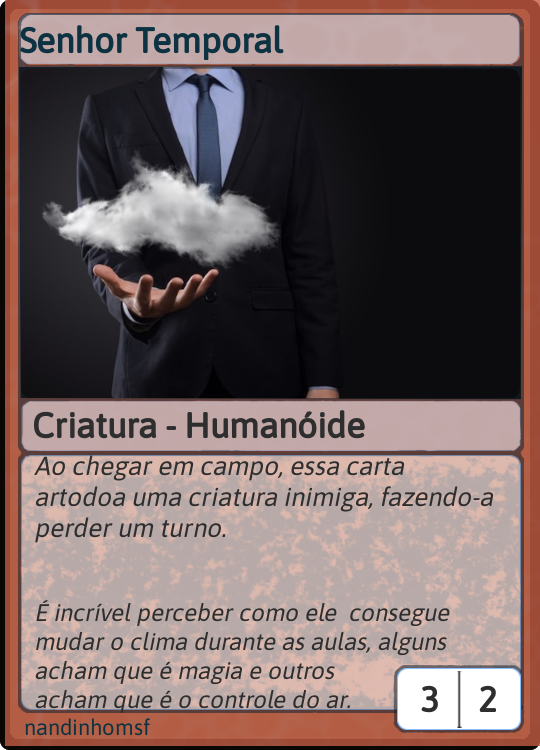
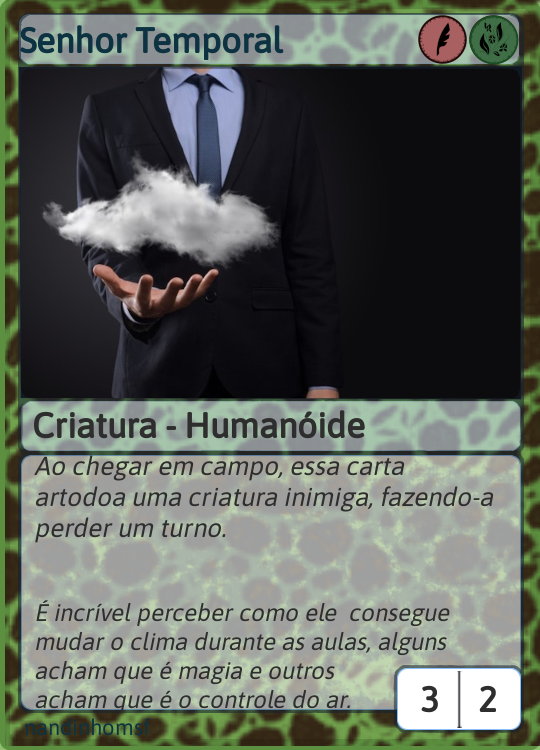
Layers edited between the first and the second (540, 750) image:
added layer "cópia de background" above "Type Text" over [418, 15, 467, 64]
painted on "Type Text" over [469, 15, 519, 65]
painted on "humane" over [5, 0, 540, 746]
showed "biologic" over [0, 0, 540, 750]
